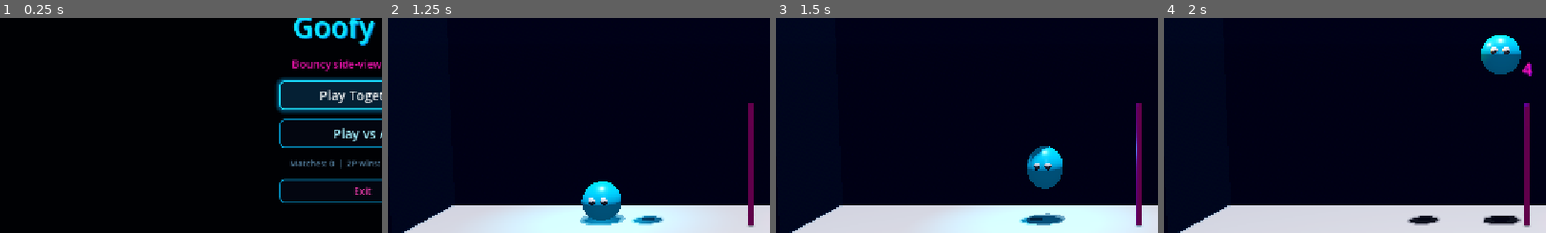
Above: before the commit, frames 1-4 (left to right).
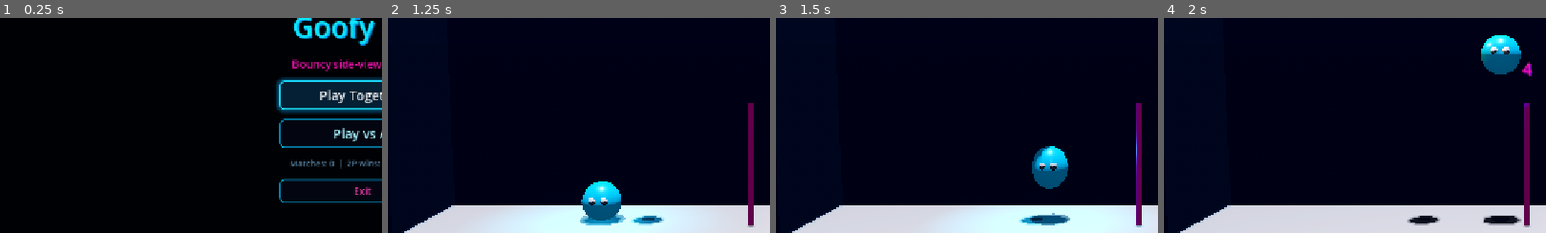
Above: after the commit, the same moments.

Repository: GGamezebo/GoofyBall
Game: Godot game, scene res://main.tscn
The game is run twice, just before and just after one commit, with the same random seed, the same clock (stepped at 60 frames per second) and the same inputs.
Inputs (mouse positions are % of the whole screen's width and height, from its top left):
- Up to frame 1 (0.25 s): no input
- Up to frame 2 (1.25 s): click "Play Together" at 0.5 s
- Up to frame 3 (1.5 s): tap Enter at 1.25 s; move the mouse to (72, 45) at 1.27 s; hold D (p1_right) from 1.28 s (still down); tap Space (p1_self_destruct) at 1.35 s; click (72, 45) at 1.42 s
- Up to frame 4 (2 s): keep holding D (p1_right); tap W (p1_jump) at 1.52 s
The pictures show only the part of the screen within x 2-52%, y 30-80%; the shares and areas given below are measured in that part.

Frames 1-2 are identical in both runs. In frame 3, 1.1% of the frame differs, in the area x 65-77%, y 59-97%; in frame 4, nothing differs.

Commit message:
last chance improvements

Diff:
--- a/src/features/blob_player/blob_player.gd
+++ b/src/features/blob_player/blob_player.gd
@@ -125,18 +125,27 @@
 
 func _can_use_last_chance_input() -> bool:
 	# Blue / P1 only — local 2P has no dual last-chance.
-	return player_index == 0 and not _last_chance_used and not _destroyed
+	return player_index == 0 and can_try_last_chance()
+
+
+## True when blast is currently allowed (own half, live ball, charge left).
+func can_try_last_chance() -> bool:
+	if player_index != 0:
+		return false
+	if _destroyed or _last_chance_used:
+		return false
+	if ball == null or not is_instance_valid(ball):
+		return false
+	if "freeze" in ball and ball.freeze:
+		return false
+	if _is_ball_on_opponent_half():
+		return false
+	return true
 
 
 ## Last-chance self-destruct: explode FX + blast the ball. Once per round.
 func try_last_chance() -> bool:
-	if _destroyed or _last_chance_used:
-		return false
-	# Only during live play (held serve ball is frozen).
-	if ball != null and is_instance_valid(ball) and "freeze" in ball and ball.freeze:
-		return false
-	# No blast if the ball is already on the opponent half.
-	if _is_ball_on_opponent_half():
+	if not can_try_last_chance():
 		return false
 	_last_chance_used = true
 	_destroyed = true
--- a/src/features/virtual_controls/virtual_controls.gd
+++ b/src/features/virtual_controls/virtual_controls.gd
@@ -4,7 +4,7 @@
 ## Dual-thumb touch for the left (Blue / P1) player only.
 ## Left half: press + analog drag left/right to move (strength = finger offset).
 ## Right half: hold finger to jump.
-## Left-edge mid BOOM button: last-chance blast — touchscreen only, once per round.
+## Right-edge mid BOOM button: last-chance blast — touchscreen only, once per round.
 ## Drives `p1_*` InputMap. Local 2P is not dual-player touch — P2 stays keyboard.
 
 @export var left_action: StringName = &"p1_left"
--- a/src/features/virtual_controls/virtual_controls.tscn
+++ b/src/features/virtual_controls/virtual_controls.tscn
@@ -94,13 +94,16 @@
 [node name="BombButton" type="Panel" parent="."]
 visible = false
 layout_mode = 1
-anchors_preset = 4
+anchors_preset = 6
+anchor_left = 1.0
 anchor_top = 0.5
+anchor_right = 1.0
 anchor_bottom = 0.5
-offset_left = 16.0
+offset_left = -112.0
 offset_top = -48.0
-offset_right = 112.0
+offset_right = -16.0
 offset_bottom = 48.0
+grow_horizontal = 0
 grow_vertical = 2
 mouse_filter = 2
 theme_override_styles/panel = SubResource("StyleBoxFlat_bomb_outer")
--- a/src/game/scenes/game/game.gd
+++ b/src/game/scenes/game/game.gd
@@ -44,14 +44,11 @@
 
 	var vc := get_node_or_null("UI/VirtualControls") as VirtualControls
 	if vc:
-		vc.set_last_chance_available(true)
 		if not vc.ev_self_destruct_requested.is_connected(_on_touch_self_destruct):
 			vc.ev_self_destruct_requested.connect(_on_touch_self_destruct)
 	if left:
 		if not left.ev_last_chance_used.is_connected(_on_last_chance_used):
 			left.ev_last_chance_used.connect(_on_last_chance_used)
-		if not left.ev_last_chance_ready.is_connected(_on_last_chance_ready):
-			left.ev_last_chance_ready.connect(_on_last_chance_ready)
 
 	if hint_label:
 		if game_config.vs_ai:
@@ -68,6 +65,19 @@
 	root_events.ev_battle_started.emit()
 	_on_score(0, 0)
 	_on_round_time(int(game_config.round_duration_sec) if game_config else 60)
+	_refresh_boom_button()
+
+
+func _process(_delta: float) -> void:
+	_refresh_boom_button()
+
+
+func _refresh_boom_button() -> void:
+	var vc := get_node_or_null("UI/VirtualControls") as VirtualControls
+	if vc == null or match_controller == null:
+		return
+	var left := match_controller.player_left as BlobPlayer
+	vc.set_last_chance_available(left != null and left.can_try_last_chance())
 
 
 func deinit() -> void:
@@ -89,17 +99,9 @@
 
 
 func _on_last_chance_used() -> void:
-	var vc := get_node_or_null("UI/VirtualControls") as VirtualControls
-	if vc:
-		vc.set_last_chance_available(false)
+	_refresh_boom_button()
 	if game_events:
 		game_events.ev_message.emit("Last chance!")
-
-
-func _on_last_chance_ready() -> void:
-	var vc := get_node_or_null("UI/VirtualControls") as VirtualControls
-	if vc:
-		vc.set_last_chance_available(true)
 
 
 func _on_score(score_left: int, score_right: int) -> void:
Not shown, changed: .cursor/rules/game.mdc
